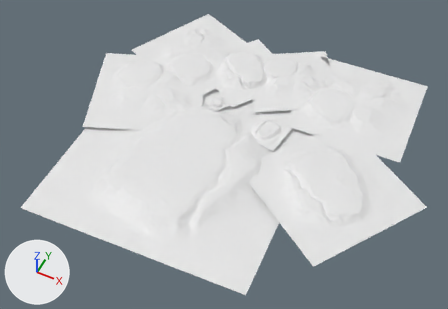
The Blender file _source_assets/blender/Arctic.blend as it was, and as the next commit left it.
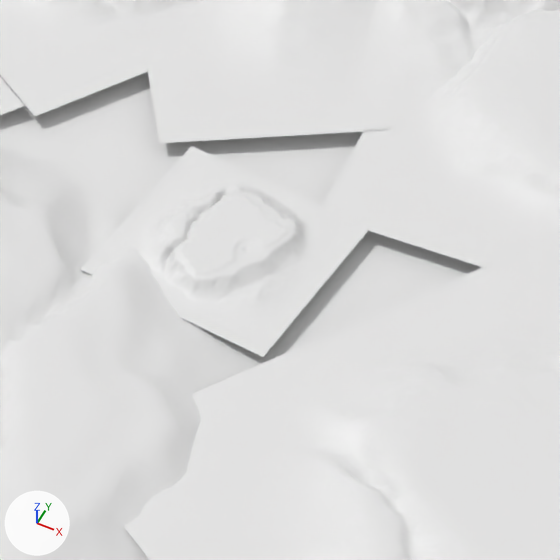
There are two pictures of each version: one whole from a 50 mm lens placed at (458.0, -1097.0, 1150.0), pointed at (-16.0, -148.0, -36.0), one close up on the part from 50% to 73% of the width and 28% to 61% of the height. The lights are fixed; the arrows at lower left show +X, +Y and +Z.

The first close-up shows 'Landscape.001', 'Landscape.002', 'Landscape.003', 'Landscape.007', 'Landscape.008', 'Landscape.009'.
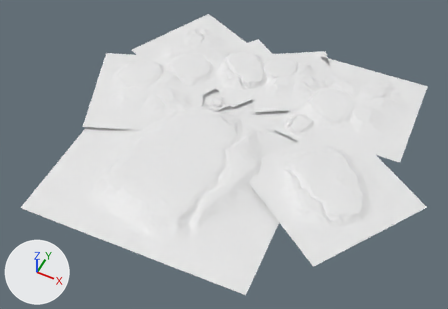
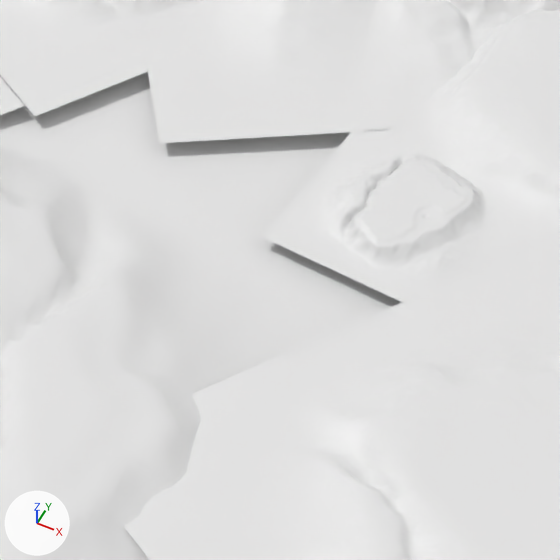
Commit message: Arctic scene

Location of each change, (x1, y1, x2, y2) in pixels of the close-ups (560 x 560 px):
'Landscape.009', moved
    before: (80, 146, 368, 357)
    after: (261, 132, 495, 302)

The change in detail:
Object 'Landscape.009' (ob_landscape_009) moves from (59.2, -51.5, -5.6) to (126.0, 5.6, -5.6).
